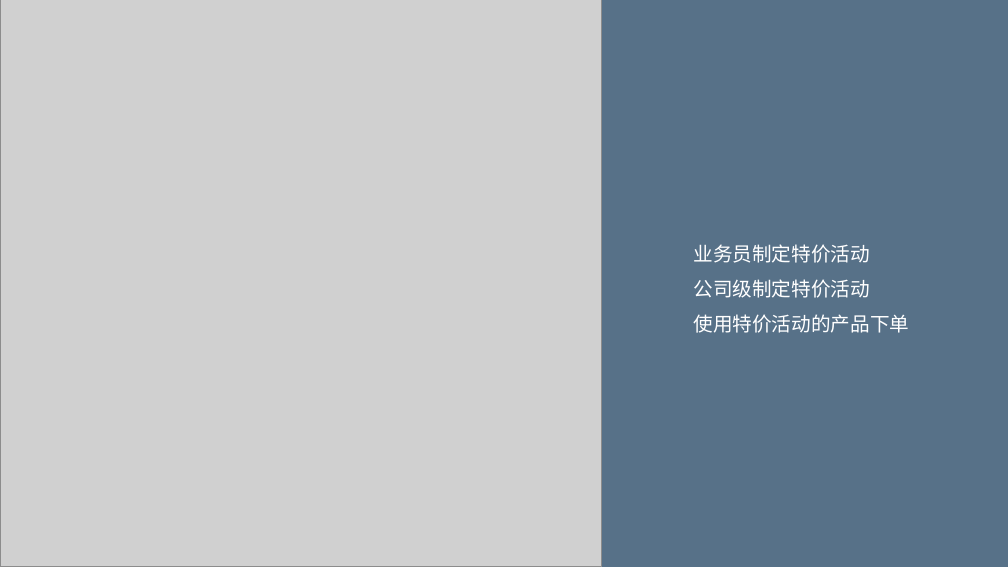
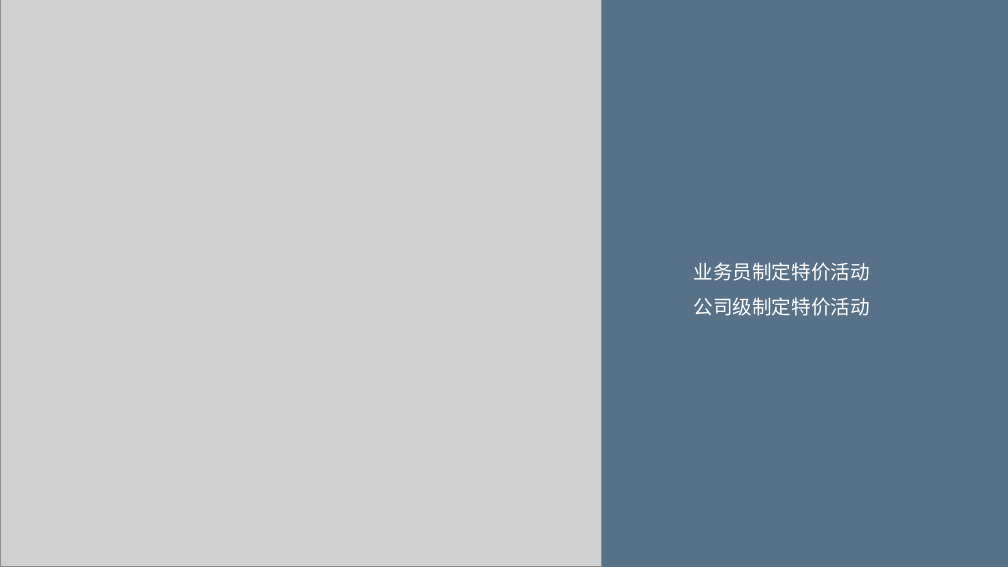
Before and after one commit to ybxxszl/learn, a slide deck: slide 9 of st.pptx. Drawn at 1008x567 pixels with LibreOffice and Linux fonts; fonts in the diff are those of the drawing; grey boxes stand for pictures. Boxes give left, top, right and bottom in pixels: in the first picture for what was removed or moved away, otherwise in the second. Text is boxed around its words. In the diff, an @@ line names an element or a change of style, - is before the commit and + after.

```diff
--- a/st.pptx
+++ b/st.pptx
@@ text "业务员制定特价活动": place and size @@
-text "业务员制定特价活动" at (693,244,909,333)
+text "业务员制定特价活动" at (693,262,870,316)
@@ text at (693,314,909,333): paragraph removed @@
-使用特价活动的产品下单
```
Also in this commit, not shown: 2 other slides changed.
